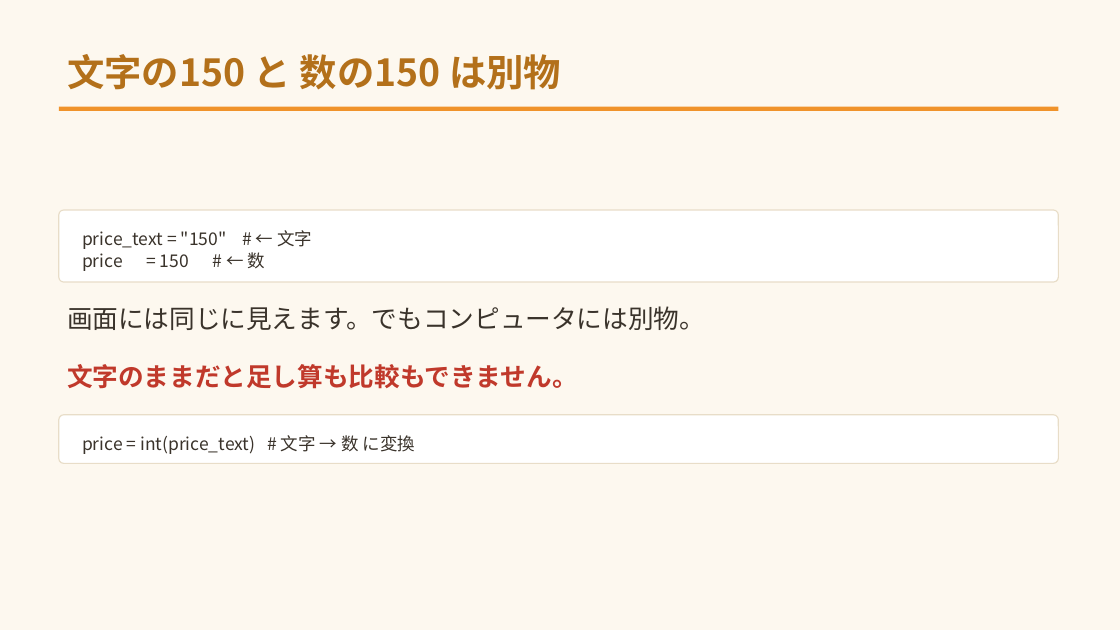
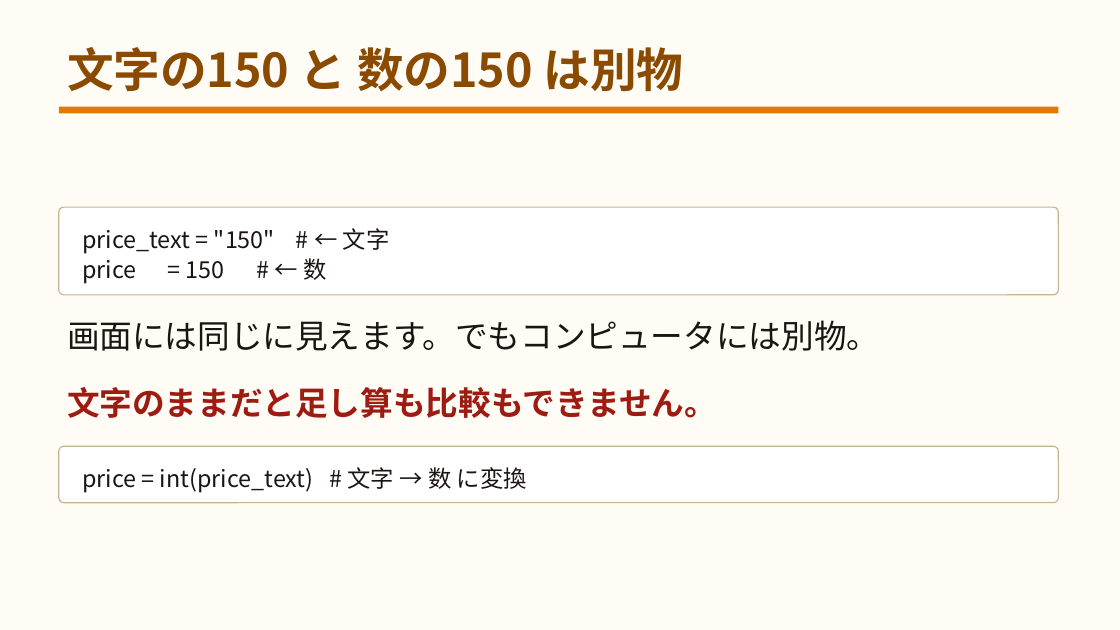
Before and after one commit to yuracode/isshop, a slide deck: slide 31 of docs/slides.pptx. Drawn at 1120x630 pixels with LibreOffice and Linux fonts; fonts in the diff are those of the drawing. Boxes give left, top, right and bottom in pixels: in the first picture for what was removed or moved away, otherwise in the second. Text is boxed around its words. In the diff, an @@ line names an element or a change of style, - is before the commit and + after.

```diff
--- a/docs/slides.pptx
+++ b/docs/slides.pptx
@@ background #FDF8EF to #FFFCF6 @@
@@ text "文字の150 と 数の150 は別物" at (67,47,684,92): size 32 to 40 pt, text colour #B3701A to #8A4A00 @@
@@ rectangle at (59,107,1059,113): fill #F0932B to #E07B00 @@
@@ rounded rectangle: place and size @@
-rounded rectangle at (59,210,1059,282)
+rounded rectangle at (59,208,1059,295)
@@ rounded rectangle at (59,208,1059,295): outline #E8DDC8 1 pt to #C7B48E 1 pt; proportions changed @@
@@ text "price_text = "150" # ← ..." at (82,228,390,284): size 15 to 20 pt, text colour #3A332B to #1A1512 @@
@@ text "画面には同じに見えます。でもコンピュータには別物。": place and size @@
-text "画面には同じに見えます。でもコンピュータには別物。" at (67,306,705,330)
+text "画面には同じに見えます。でもコンピュータには別物。" at (67,320,879,351)
@@ text "画面には同じに見えます。でもコンピュータには別物。" at (67,320,879,351): size 22 to 28 pt, text colour #3A332B to #1A1512 @@
@@ text "文字のままだと足し算も比較もできません。": place and size @@
-text "文字のままだと足し算も比較もできません。" at (67,364,578,389)
+text "文字のままだと足し算も比較もできません。" at (67,387,717,418)
@@ text "文字のままだと足し算も比較もできません。" at (67,387,717,418): size 22 to 28 pt, text colour #C0392B to #9E1B12 @@
@@ rounded rectangle at (59,446,1059,502): outline #E8DDC8 1 pt to #C7B48E 1 pt; proportions changed @@
@@ rounded rectangle: place and size @@
-rounded rectangle at (59,415,1059,464)
+rounded rectangle at (59,446,1059,502)
@@ text "price = int(price_text) # 文字 ..." at (82,467,527,493): size 15 to 20 pt, text colour #3A332B to #1A1512 @@
@@ text "price = int(price_text) # 文字 ...": place and size @@
-text "price = int(price_text) # 文字 ..." at (82,435,415,454)
+text "price = int(price_text) # 文字 ..." at (82,467,527,493)
```
Also in this commit, not shown: 51 other slides changed, 3 other files.
